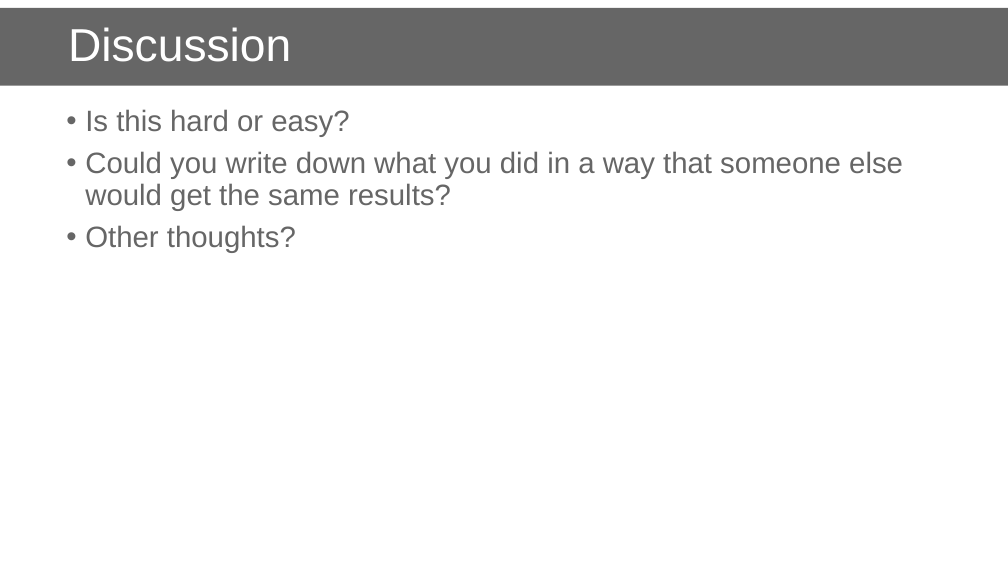
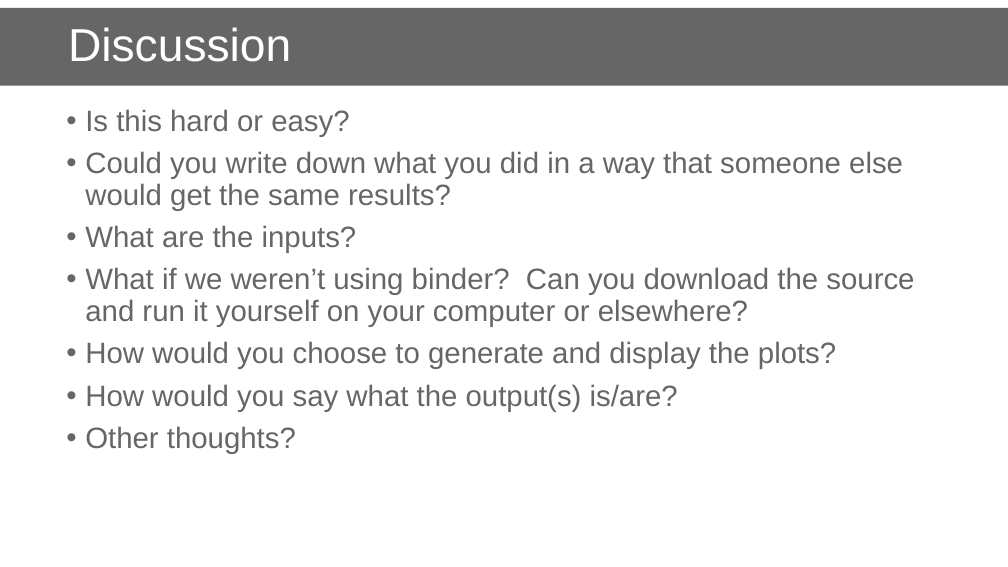
Before and after one commit to danielskatz/repro-fdtd1d, a slide deck: slide 19 of comp-repro.pptx. Drawn at 1008x567 pixels with LibreOffice and Linux fonts; fonts in the diff are those of the drawing; background and template pictures are left out. Boxes give left, top, right and bottom in pixels: in the first picture for what was removed or moved away, otherwise in the second. Text is boxed around its words. In the diff, an @@ line names an element or a change of style, - is before the commit and + after.

```diff
--- a/comp-repro.pptx
+++ b/comp-repro.pptx
@@ text at (85,225,914,412): paragraphs added @@
+• What are the inputs?
+• What if we weren’t using binder? Can you download the source and run it yourself on your computer or elsewhere?
+• How would you choose to generate and display the plots?
+• How would you say what the output(s) is/are?
```
Also in this commit, not shown: 2 other slides changed, 2 slides added, 1 slide removed.
